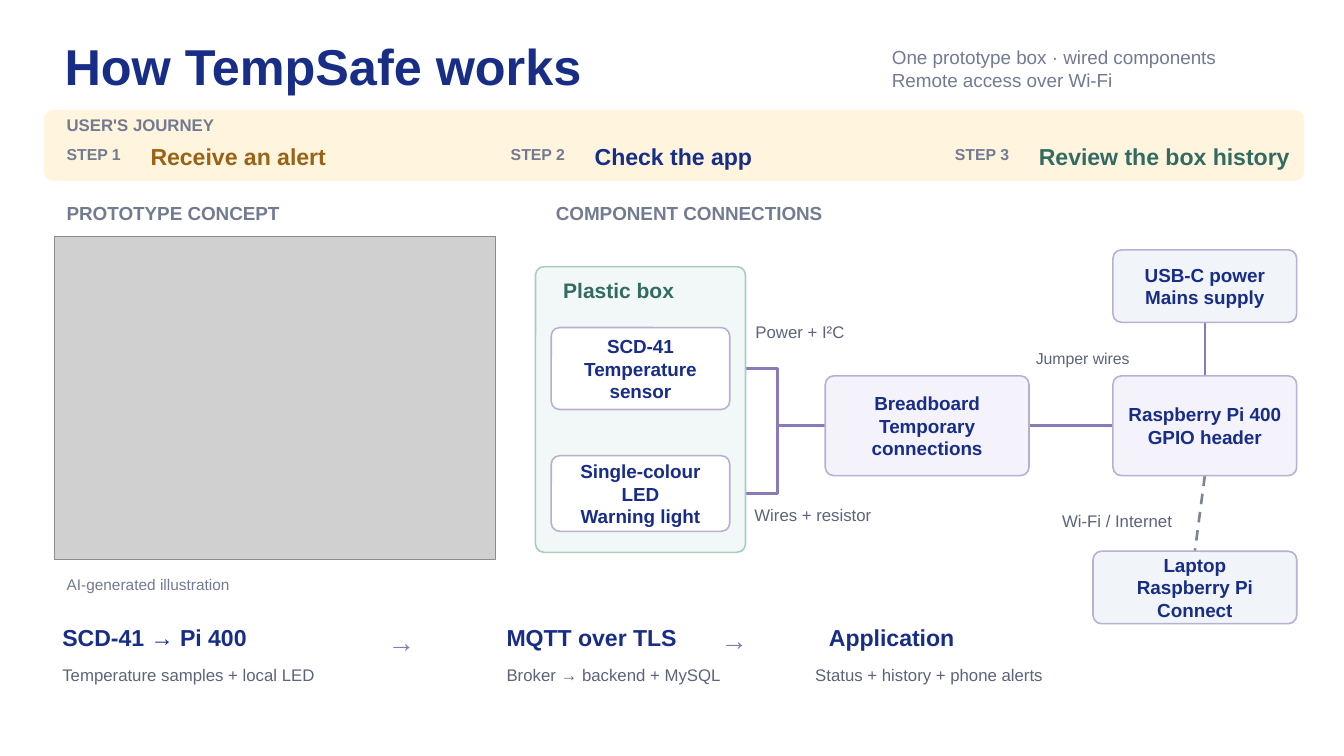
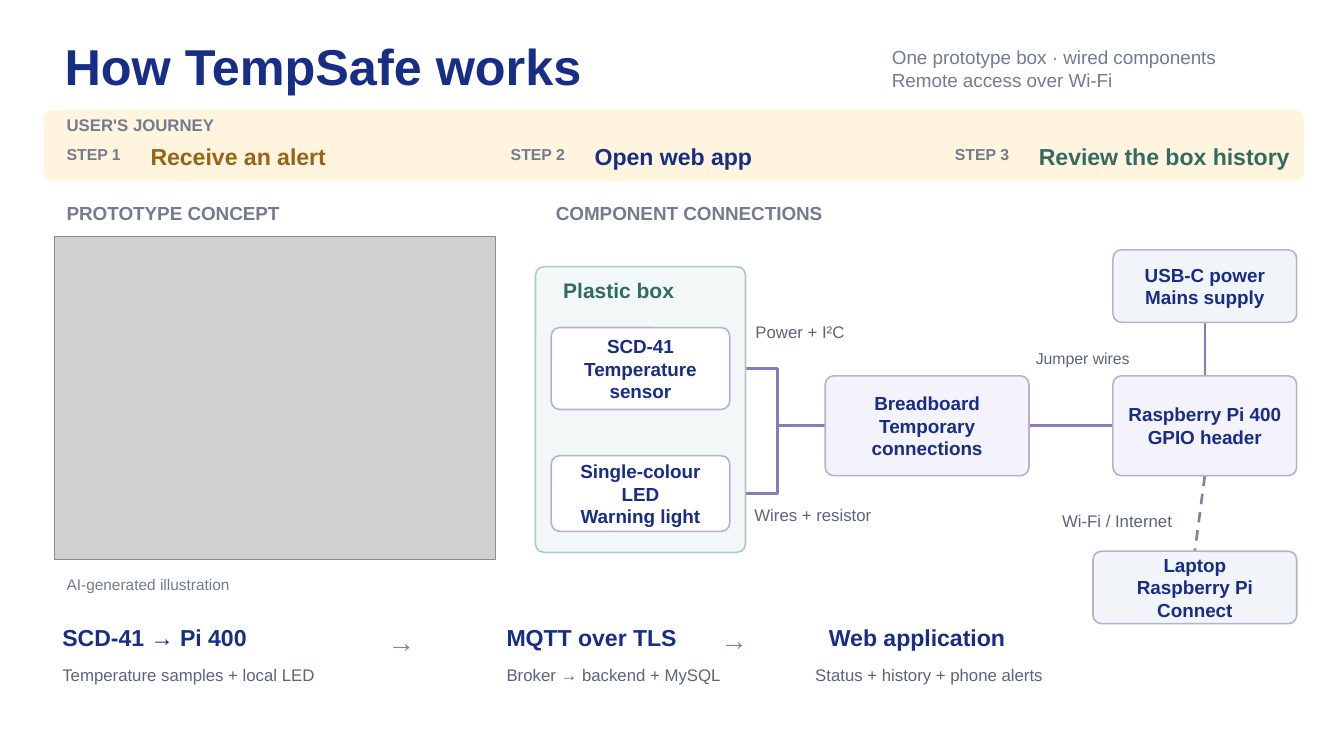
Before and after one commit to nikitsya/Smart-Box, a slide deck: slide 3 of docs/presentation/TempSafe_Elevator_Pitch.pptx. Drawn at 1344x756 pixels with LibreOffice and Linux fonts; fonts in the diff are those of the drawing; grey boxes stand for pictures. Boxes give left, top, right and bottom in pixels: in the first picture for what was removed or moved away, otherwise in the second. Text is boxed around its words. In the diff, an @@ line names an element or a change of style, - is before the commit and + after.

Commit message:
Clarify web application scope and planned PWA

```diff
--- a/docs/presentation/TempSafe_Elevator_Pitch.pptx
+++ b/docs/presentation/TempSafe_Elevator_Pitch.pptx
@@ text at (595, 148, 752, 170): text changed @@
-Check the app
+Open web app
@@ text at (829, 629, 1004, 651): text changed @@
-Application
+Web application
```
Also in this commit, not shown: 3 other slides changed, 9 other files.
